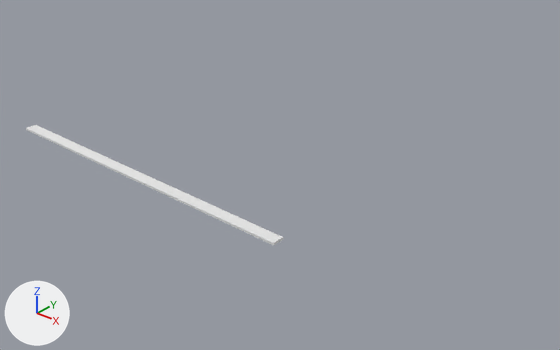
What one commit did to the Blender file exterior.blend.
One viewpoint serves both versions: a 50 mm lens placed at (9.88, -9.12, 6.11), pointed at (1.15, 0.93, -0.67). Lighting does not change. The marker at lower left points along +X, +Y and +Z.
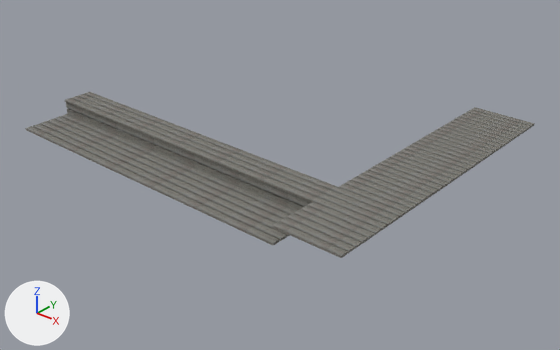
Changed parts and their boxes (x1, y1, x2, y2) in the pictures (560 x 350 px):
'Cube.001', added
    after: (65, 92, 535, 258)
'Cube', surface changed, moved, rescaled, modifiers changed (white to grey, 9% taller)
    before: (26, 125, 283, 245)
    after: (25, 114, 296, 245)
'Cube.002', added
    after: (66, 102, 311, 211)

What changed in the scene script:
```text
Add img_texturescom_woodfine0030_2_m_jpg:
    img_texturescom_woodfine0030_2_m_jpg = load_image('TexturesCom_WoodFine0030_2_M.jpg', 'textures/TexturesCom_WoodFine0030_2_M.jpg', 1600, 208, 'sRGB')
Change mat_material:
    remove mat_material.base_color = (0.8, 0.8, 0.8)  # white #e7e7e7
    add mat_material.texture = img_texturescom_woodfine0030_2_m_jpg
Add me_cube_001:
    me_cube_001.from_pydata(...)  # 304 vertices, 228 faces; spans x -11.4..1.0, y -1.0..86.1, z -1.0..1.0
    me_cube_001.materials.append(mat_material)  # picture img_texturescom_woodfine0030_2_m_jpg
Add me_cube_002:
    me_cube_002.from_pydata(...)  # a box spanning x -1.0..1.0, y -1.0..1.0, z -1.0..1.0
    me_cube_002.materials.append(mat_material)  # picture img_texturescom_woodfine0030_2_m_jpg
Change ob_cube:
    ob_cube.location: (0.18, -1.71, 0.0) -> (0.18, -1.76, 0.0)
    ob_cube.scale: (3.23, 0.11, 0.0201) -> (3.23, 0.0693, 0.0201)
    add _m = ob_cube.modifiers.new('Array', 'ARRAY')
    add _m.count = 6
    add _m.constant_offset_displace = (0.0, 0.0, 0.0)
    add _m.relative_offset_displace = (0.0, 1.2, 0.0)
Add ob_cube_001:
    ob_cube_001 = bpy.data.objects.new('Cube.001', me_cube_001)
    ob_cube_001.location = (4.03, -1.76, 0.31)
    ob_cube_001.scale = (0.623, 0.0693, 0.0201)
Add ob_cube_002:
    ob_cube_002 = bpy.data.objects.new('Cube.002', me_cube_002)
    ob_cube_002.location = (0.18, -0.84, 0.06)
    ob_cube_002.rotation_euler = (1.571, 0.0, 0.0)  # degrees (90, 0, 0)
    ob_cube_002.scale = (3.23, 0.0693, 0.0201)
    _m = ob_cube_002.modifiers.new('Array', 'ARRAY')
    _m.constant_offset_displace = (0.0, 0.0, 0.0)
    _m.relative_offset_displace = (0.0, 1.2, 0.0)
```
